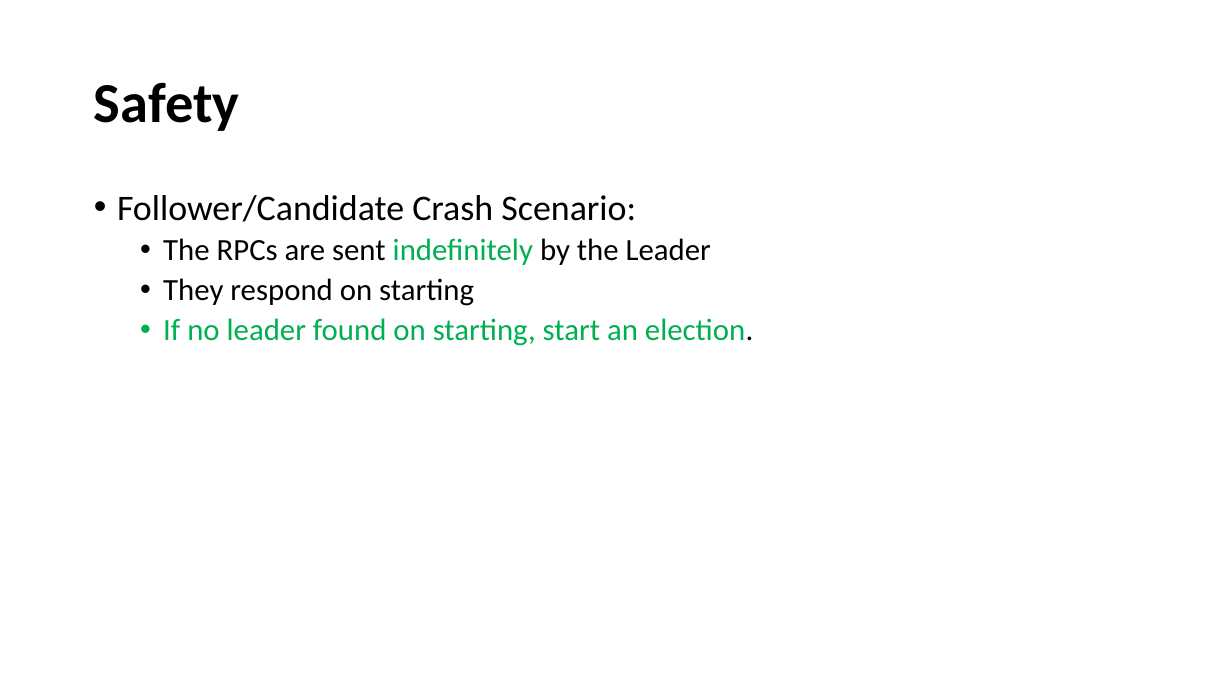
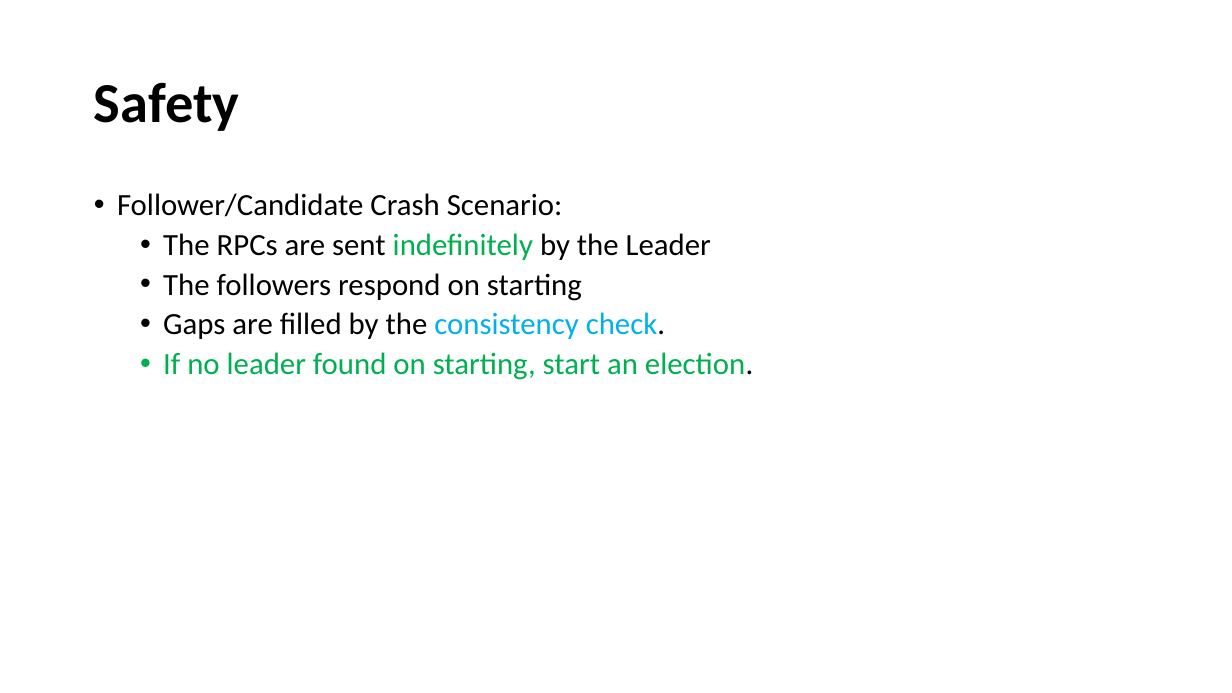
Before and after one commit to paulsaswata/public, a slide deck: slide 18 of The Raft Consensus Algorithm.pptx (slide 16 before the commit). Drawn at 1232x693 pixels with LibreOffice and Linux fonts; fonts in the diff are those of the drawing. Boxes give left, top, right and bottom in pixels: in the first picture for what was removed or moved away, otherwise in the second. Text is boxed around its words. In the diff, an @@ line names an element or a change of style, - is before the commit and + after.

```diff
--- a/The Raft Consensus Algorithm.pptx
+++ b/The Raft Consensus Algorithm.pptx
@@ text at (x1=117, y1=193, x2=563, y2=217): size 28 to 24 pt in "Follower/Candidate Crash Scenario:" @@
@@ text at (x1=163, y1=273, x2=665, y2=339): text changed @@
-  • They respond on starting
+  • The followers respond on starting
+  • Gaps are filled by the consistency check.
```
Also in this commit, not shown: 8 other slides changed, 4 slides added.
